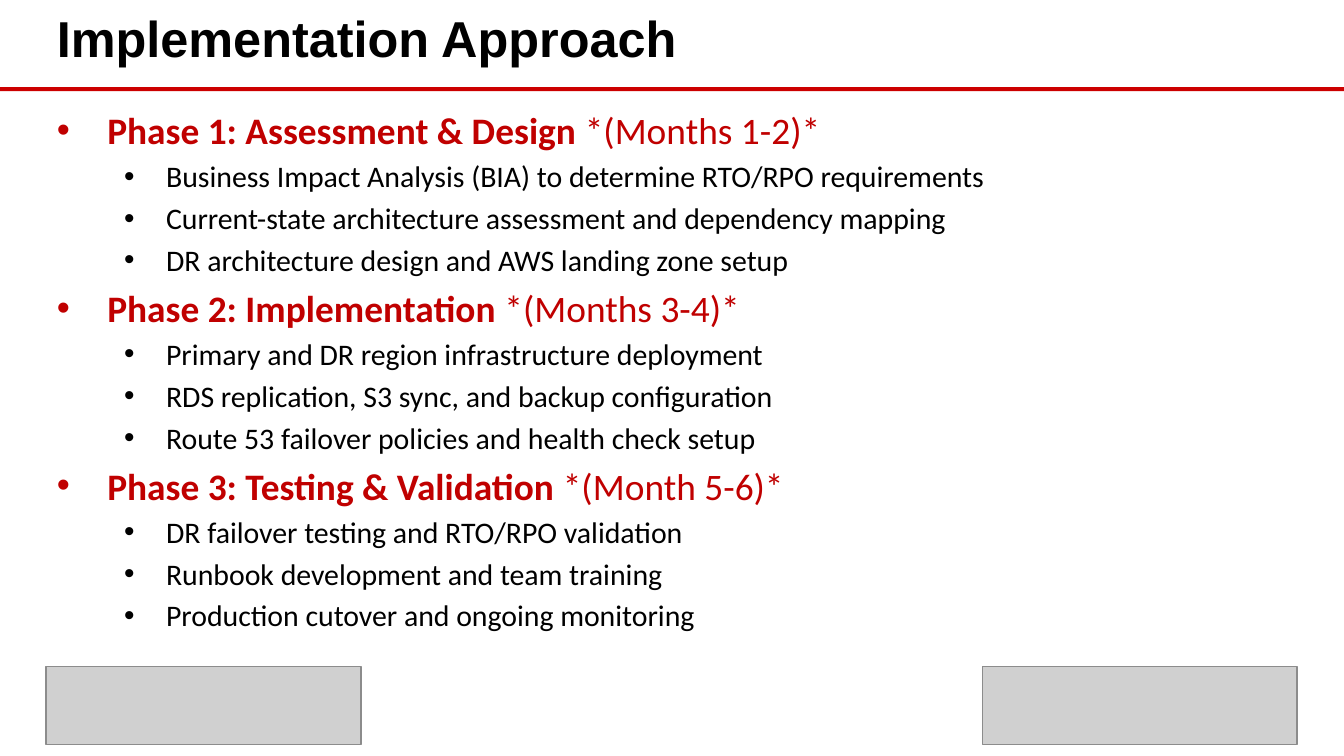
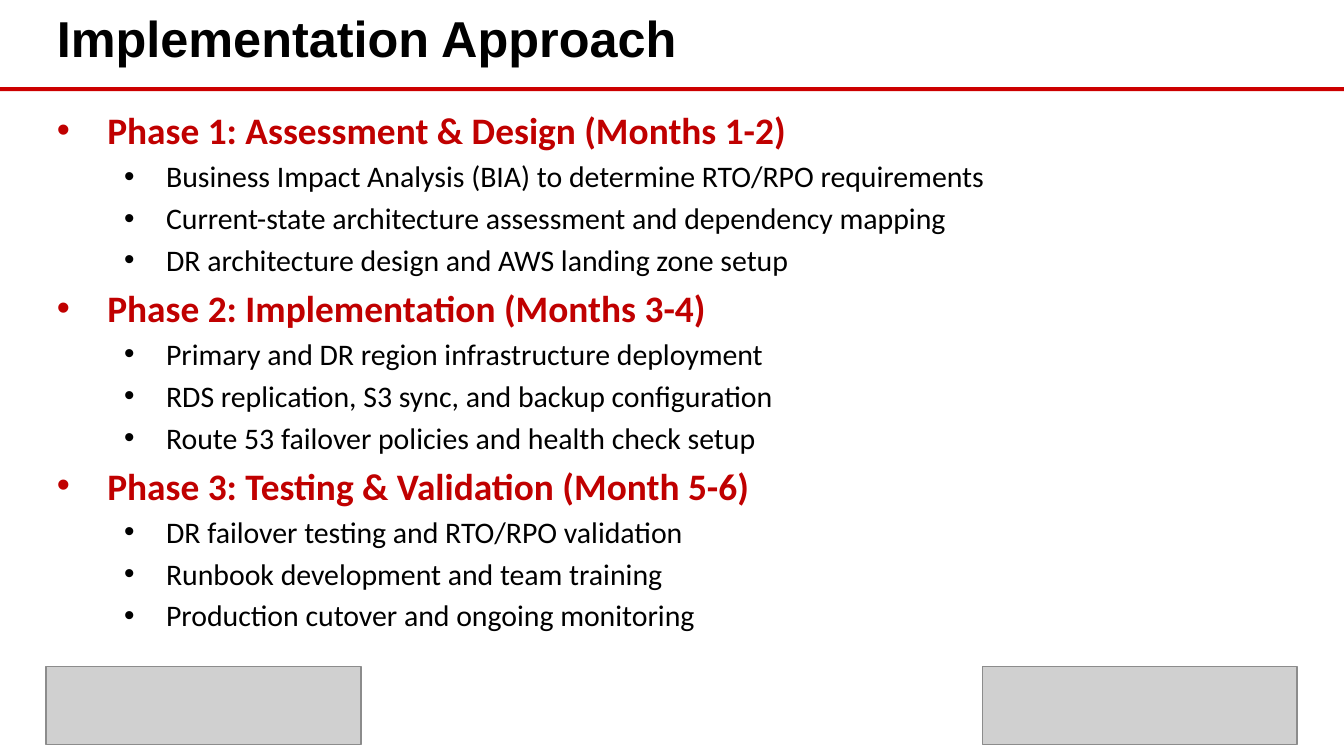
Before and after one commit to eoframework/solutions, a slide deck: slide 4 of solutions/aws/cloud/disaster-recovery-web-application/presales/solution-briefing.pptx. Drawn at 1344x756 pixels with LibreOffice and Linux fonts; fonts in the diff are those of the drawing; grey boxes stand for pictures; background and template pictures are left out. Boxes give left, top, right and bottom in pixels: in the first picture for what was removed or moved away, otherwise in the second. Text is boxed around its words. In the diff, an @@ line names an element or a change of style, - is before the commit and + after.

Commit message:
Fix Implementation Approach timeline formatting in solution briefings
Remove markdown italic syntax from phase timelines to prevent asterisks appearing in PowerPoint presentations.

Changed from: **Phase 1: Pilot** *(Months 1-2)*
Changed to: **Phase 1: Pilot (Months 1-2)**

Applied to all 3 AWS solutions:
- AWS Intelligent Document Processing
- AWS Disaster Recovery for Web Applications
- AWS Cloud Migration - On-Premise to Cloud

Regenerated all solution-briefing.pptx files with corrected formatting.

```diff
--- a/solutions/aws/cloud/disaster-recovery-web-application/presales/solution-briefing.pptx
+++ b/solutions/aws/cloud/disaster-recovery-web-application/presales/solution-briefing.pptx
@@ text at <box>107,116,786,151</box>: text changed @@
-• Phase 1: Assessment & Design *(Months 1-2)*
+• Phase 1: Assessment & Design (Months 1-2)
@@ text at <box>107,294,706,328</box>: text changed @@
-• Phase 2: Implementation *(Months 3-4)*
+• Phase 2: Implementation (Months 3-4)
@@ text at <box>107,472,749,507</box>: text changed @@
-• Phase 3: Testing & Validation *(Month 5-6)*
+• Phase 3: Testing & Validation (Month 5-6)
```
Also in this commit, not shown: 46 other files.
